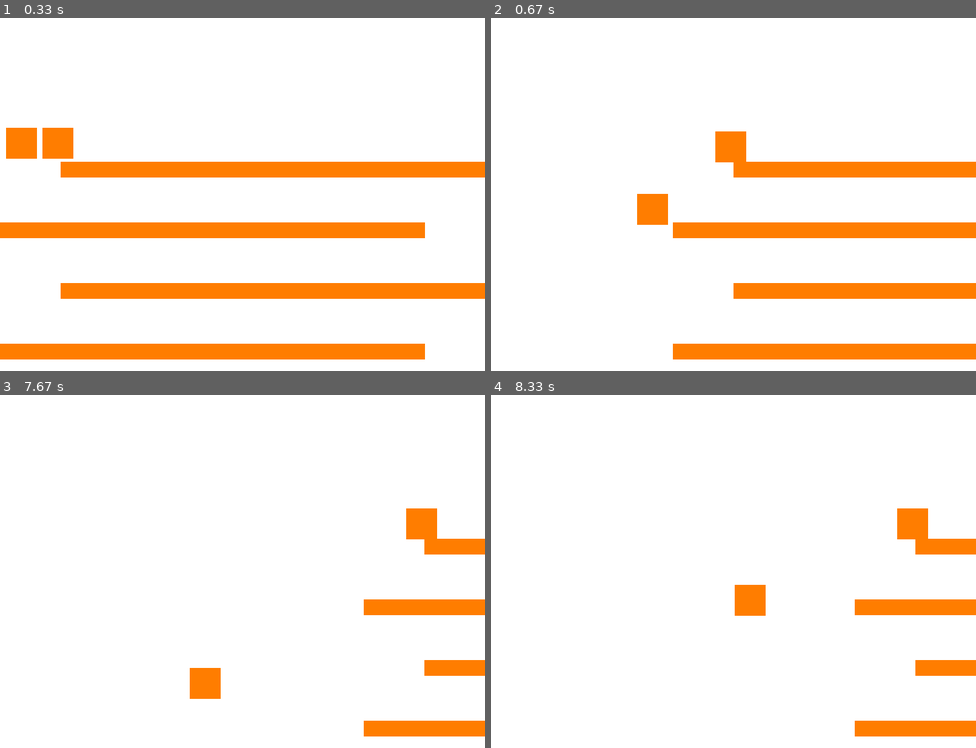
Above: before the commit, frames 1-4 (two rows, left to right).
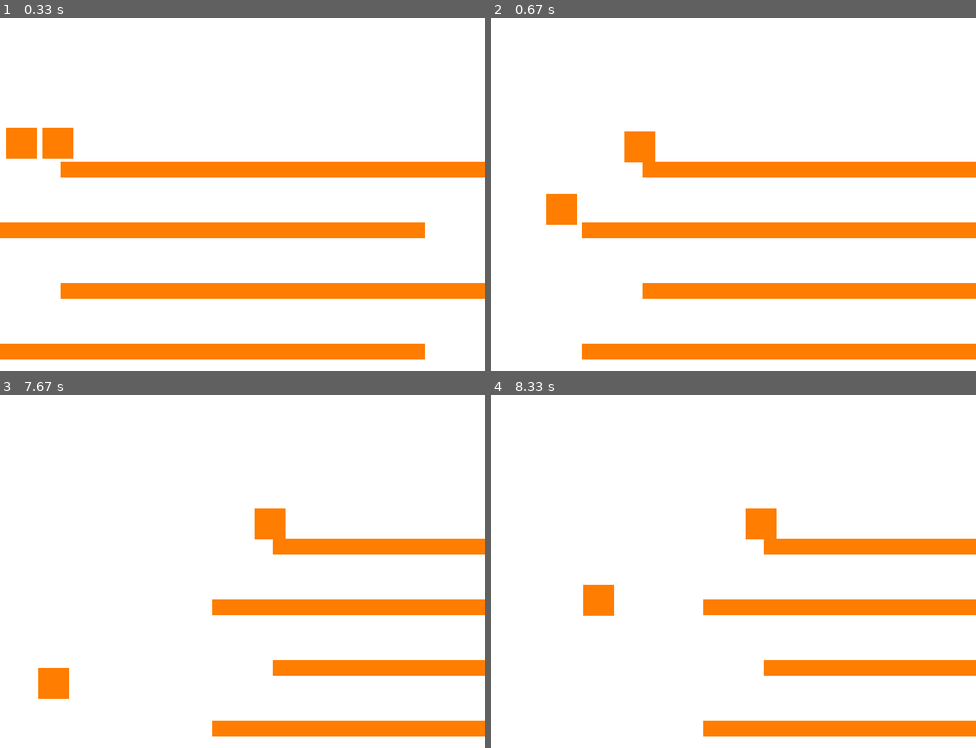
Above: after the commit, the same moments.

Repository: NeoZett-School/Python-Rectangle
Game: pygame game, started from scroll_test.py
Same seed, same stepped clock (60 frames per second), same inputs: the game is played once before the commit and once after it.
Inputs:
- Up to frame 1 (0.33 s): no input
- Up to frame 2 (0.67 s): hold A from 0.33 s (still down)
- Up to frame 3 (7.67 s): release A at 0.87 s; hold A 0.9-1.3 s; hold D 1.33-1.97 s; hold A 2-2.47 s; hold D 2.5-2.97 s; hold D 3-3.47 s; hold A 3.5-4.03 s; tap Space at 3.57, 3.87, 4.13, 4.43, 4.57, 4.87, 5.23, 5.53, 5.73, 6.03, 6.23, 6.53, 6.73, 7.03, 7.3, 7.6 s; hold A 4.07-4.47 s; hold D 4.5-5.13 s; hold A 5.17-5.63 s; hold D 5.67-6.13 s; hold D 6.17-6.63 s; hold A 6.67-7.2 s; hold A 7.23-7.63 s
- Up to frame 4 (8.33 s): hold D 7.67-8.3 s; tap Space at 7.73, 8.03 s

Frame 1 is identical in both runs. In frame 2, 5.5% of the frame differs, in the area x 11-53%, y 32-97%; in frame 3, 7.8%, in the area x 7-91%, y 32-97%; in frame 4, 7.2%.

Commit message:
Improved the scroll example.

Diff:
--- a/scroll_test.py
+++ b/scroll_test.py
@@ -12,6 +12,8 @@
 
 WHITE = Color(255, 255, 255)
 ORANGE = Color(255, 125, 0)
+
+SCROLL_DIST = 50
 
 grid = rtngle_phys.Grid(cell_size=100, width=WIDTH, height=HEIGHT)
 
@@ -74,13 +76,13 @@
     movable_box.update([], dt)
 
     if pressed_keys[pygame.K_a] and player.rect.left < 50:
-        player.rect.left += player.max_speed
+        player.rect.left += SCROLL_DIST
         for obj in objects:
-            obj.rect.left += player.max_speed
+            obj.rect.left += SCROLL_DIST
     elif pressed_keys[pygame.K_d] and player.rect.right > WIDTH - 50:
-        player.rect.right -= player.max_speed
+        player.rect.right -= SCROLL_DIST
         for obj in objects:
-            obj.rect.right -= player.max_speed
+            obj.rect.right -= SCROLL_DIST
 
     grid.update(player)
     grid.update(movable_box)
